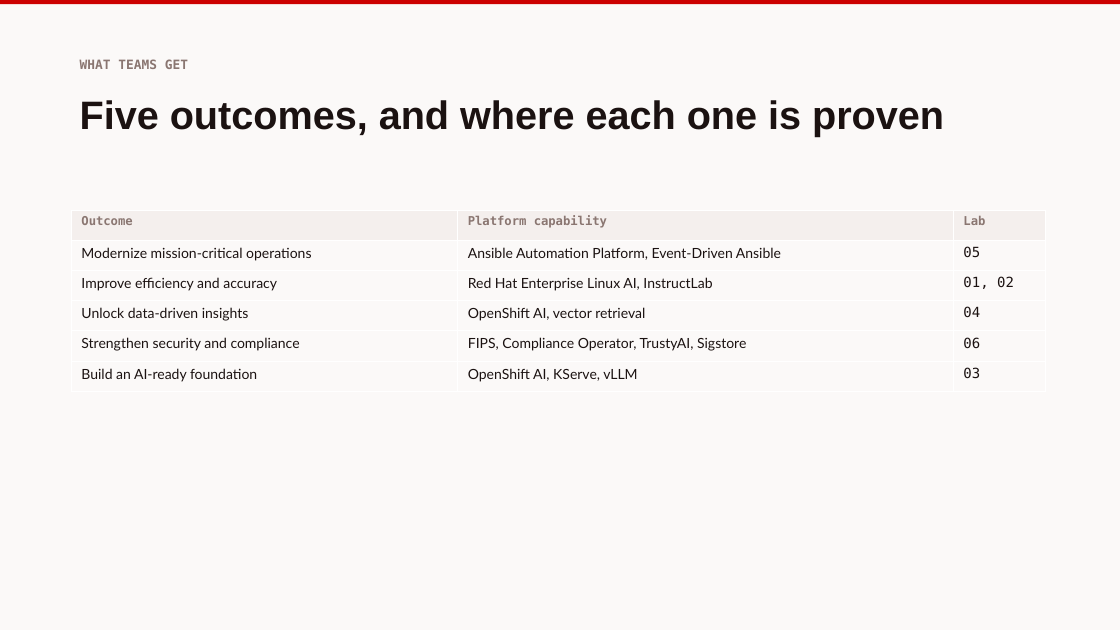
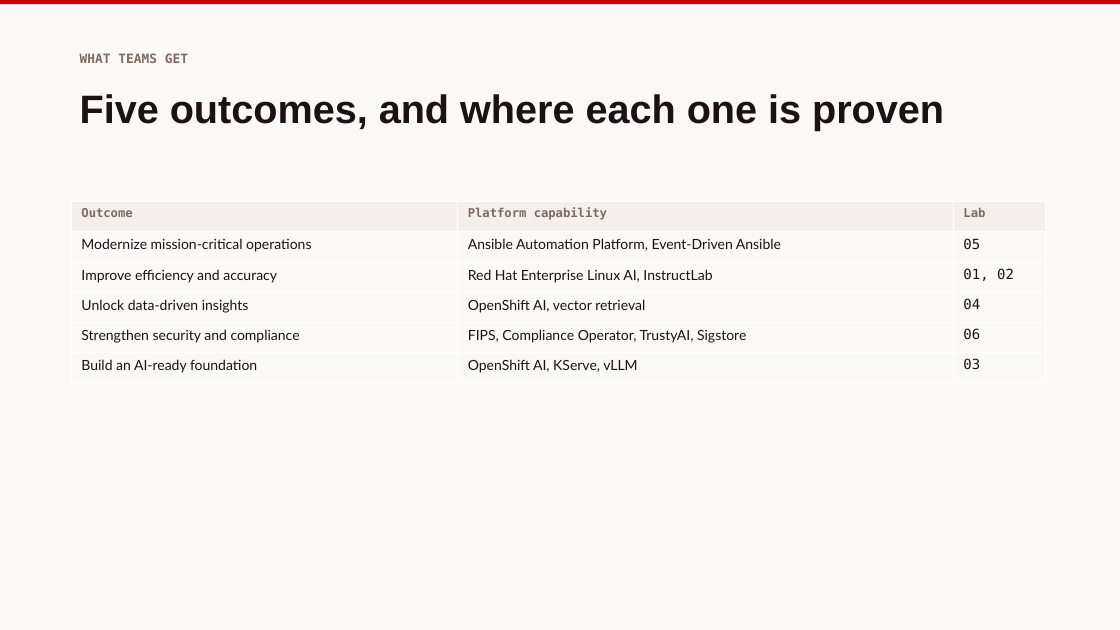
Before and after one commit to nommsweyMX/redhat-ai-tax-labs, a slide deck: slide 4 of slides/exports/redhat-ai-tax-administration.pptx. Drawn at 1120x630 pixels with LibreOffice and Linux fonts; fonts in the diff are those of the drawing. Boxes give left, top, right and bottom in pixels: in the first picture for what was removed or moved away, otherwise in the second. Text is boxed around its words. In the diff, an @@ line names an element or a change of style, - is before the commit and + after.

```diff
--- a/slides/exports/redhat-ai-tax-administration.pptx
+++ b/slides/exports/redhat-ai-tax-administration.pptx
@@ text "WHAT TEAMS GET" at [80,53,188,63]: text colour #8A7671 to #7E6A64 @@
@@ text "Five outcomes, and where each ...": place and size @@
-text "Five outcomes, and where each ..." at [80,100,944,137]
+text "Five outcomes, and where each ..." at [80,94,944,131]
@@ table at [71,202,1046,383] @@
@@ text colour #8A7671 to #7E6A64 in "Outcome", "Platform capability", "Lab" @@
@@ table: place and size @@
-table at [71,210,1046,392]
+table at [71,202,1046,383]
```
Also in this commit, not shown: 7 other slides changed, 5 other files.
